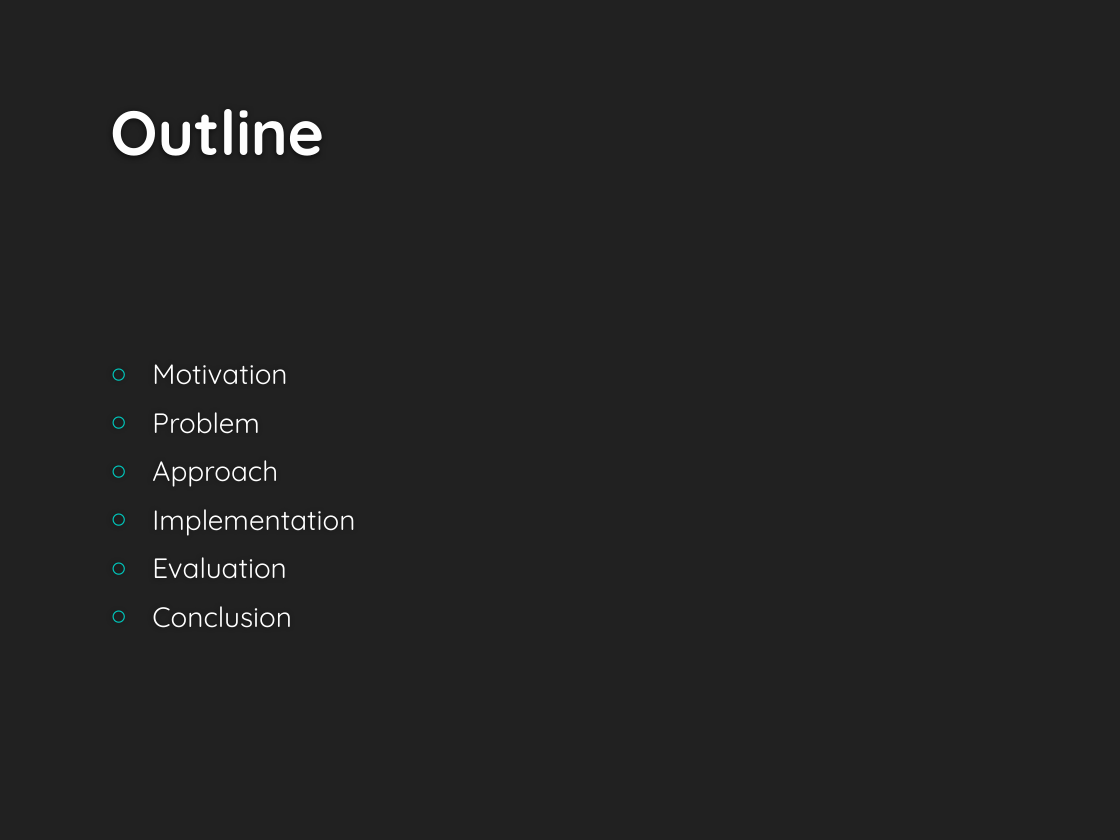
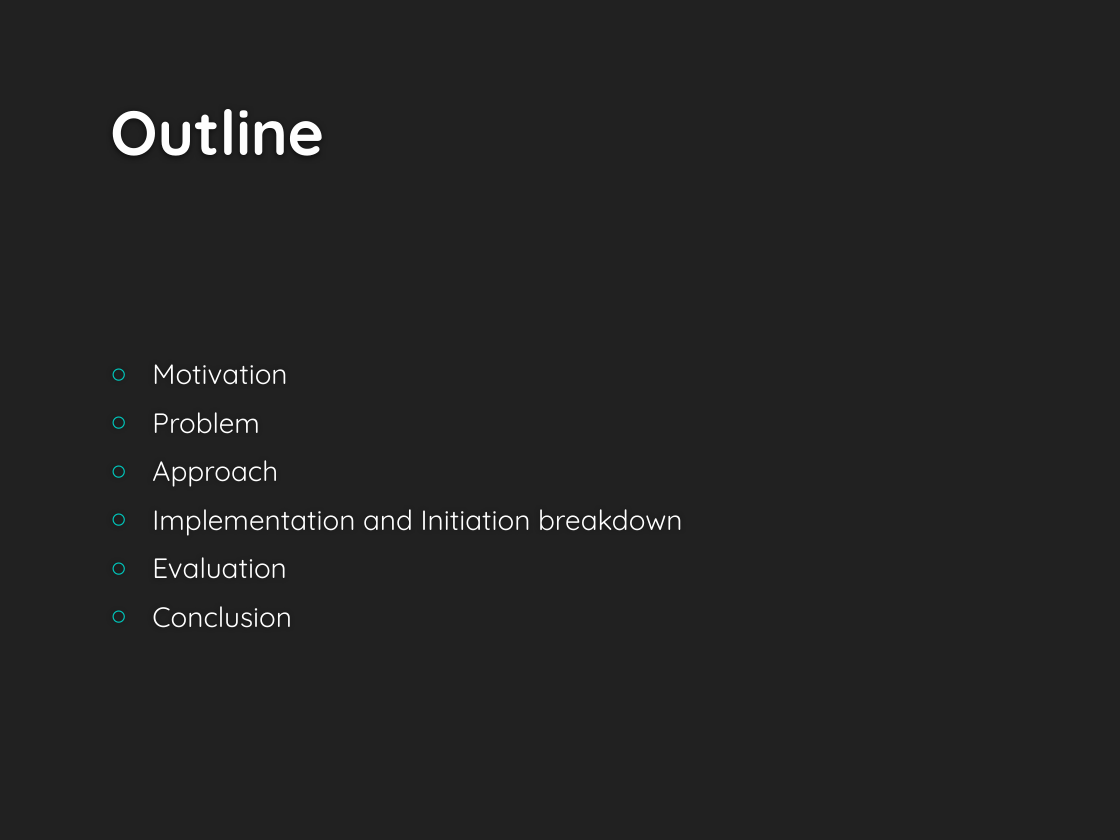
Before and after one commit to UWWAIProject/TronAI, a slide deck: slide 2 of Hammerhead Tron AI.pptx. Drawn at 1120x840 pixels with LibreOffice and Linux fonts; fonts in the diff are those of the drawing; background and template pictures are left out. Boxes give left, top, right and bottom in pixels: in the first picture for what was removed or moved away, otherwise in the second. Text is boxed around its words. In the diff, an @@ line names an element or a change of style, - is before the commit and + after.

Commit message:
ignore

```diff
--- a/Hammerhead Tron AI.pptx
+++ b/Hammerhead Tron AI.pptx
@@ text at [152,509,683,536]: text changed @@
-○ Implementation
+○ Implementation and Initiation breakdown
```
